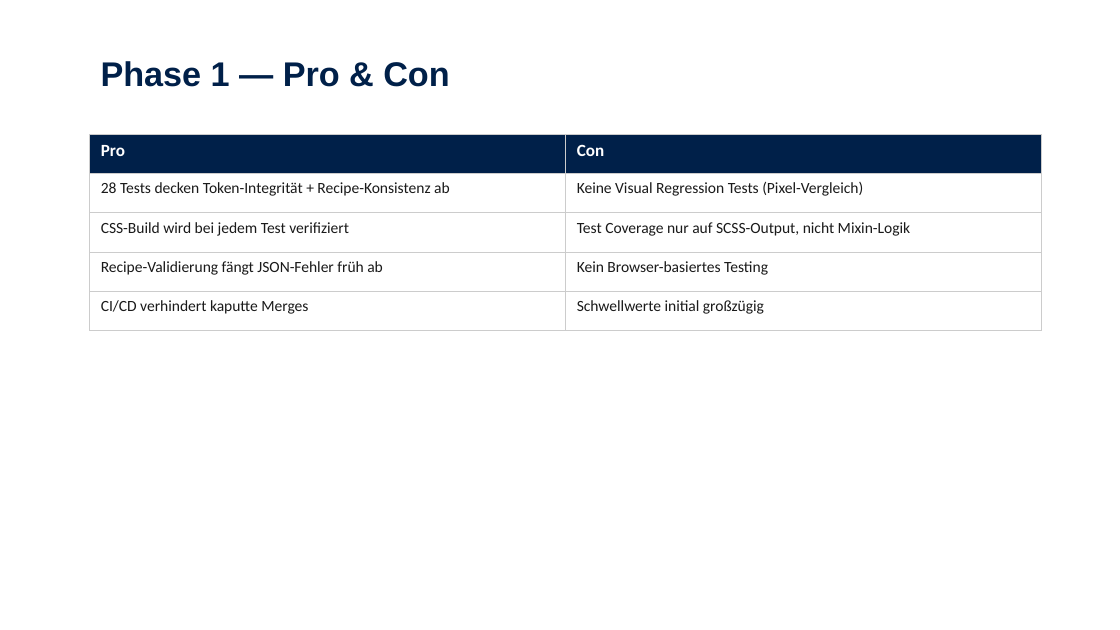
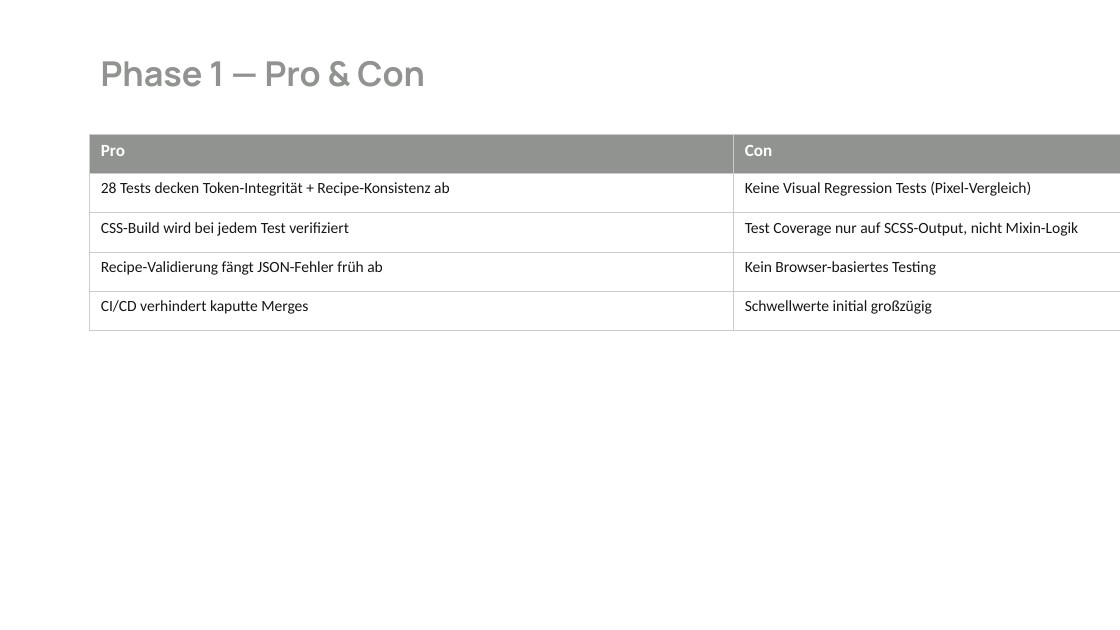
Before and after one commit to FrankMilius/NEO-DS, a slide deck: slide 7 of data/dev-process-schulung.pptx. Drawn at 1120x630 pixels with LibreOffice and Linux fonts; fonts in the diff are those of the drawing. Boxes give left, top, right and bottom in pixels: in the first picture for what was removed or moved away, otherwise in the second. Text is boxed around its words. In the diff, an @@ line names an element or a change of style, - is before the commit and + after.

```diff
--- a/data/dev-process-schulung.pptx
+++ b/data/dev-process-schulung.pptx
@@ text "Phase 1 — Pro & ..." at (101, 61, 425, 87): font Arial to Manrope, text colour #002049 to #909390 @@
@@ table at (90, 134, 1120, 318) @@
@@ fill #002049 to #909390 in row 1 @@
@@ text colour #1A1A1A to #161816 @@
@@ table: place and size @@
-table at (90, 134, 1042, 330)
+table at (90, 134, 1120, 318)
```
Also in this commit, not shown: 41 other slides changed, 5 slides removed, 1 other file.
